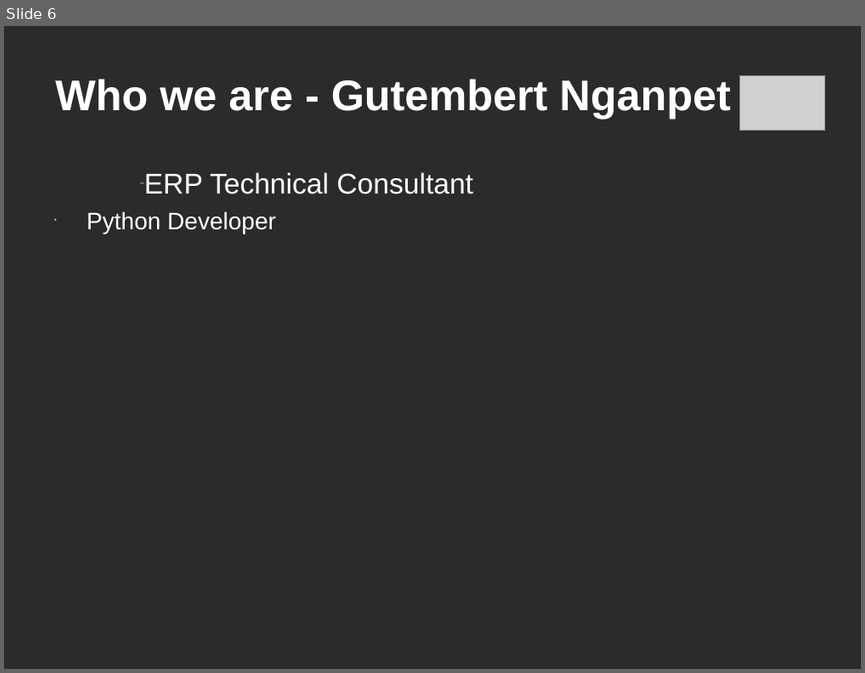
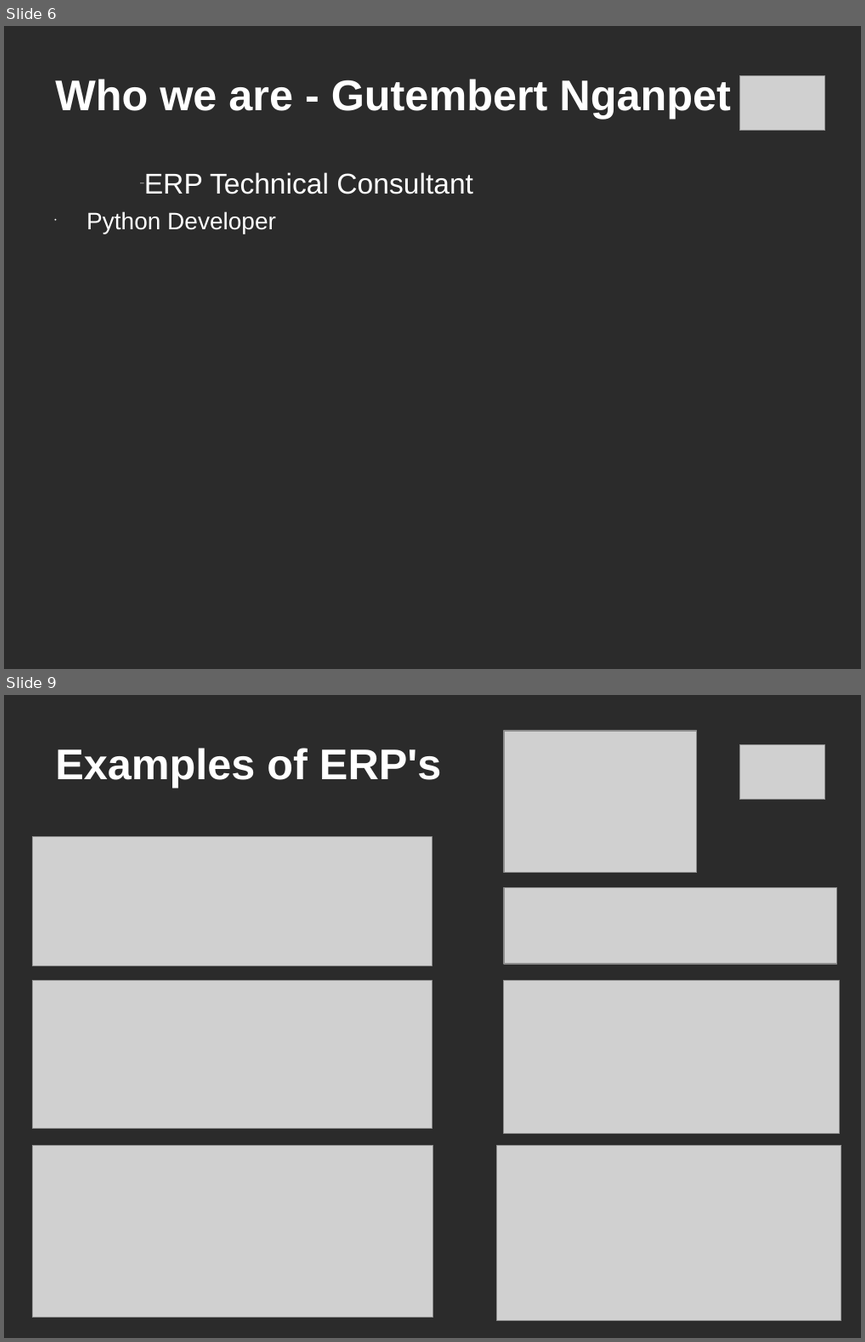
Before and after one commit to c-goosen/ctpug_11_july, a slide deck: Presentation/ctpug-odoo-11_july.ppt. Shown one above the other, each under a label of ours: slide 6 before the commit, slides 6 and 9 after it; the slides between them are not shown. The pictures are 865x673 and 865x1342 pixels, drawn with LibreOffice and Linux fonts; fonts in the diff are those of the drawing; grey boxes stand for pictures; background and template pictures are left out; a plain dark background stands for a picture behind light text. Boxes give left, top, right and bottom in pixels: in the first picture for what was removed or moved away, otherwise in the second. Text is boxed around its words. In the diff, an @@ line names an element or a change of style, - is before the commit and + after.

```diff
--- a/Presentation/ctpug-odoo-11_july.ppt
+++ b/Presentation/ctpug-odoo-11_july.ppt
@@ slide 9 added at (4,695,861,1338), background picture (left out) @@
@@ picture added at (504,731,696,873) @@
@@ picture added at (739,744,825,800) @@
@@ title added at (55,748,441,788), 36 pt, text #FFFFFF, bold @@
+Examples of ERP's
@@ picture added at (32,837,432,966) @@
@@ picture added at (504,888,837,964) @@
@@ picture added at (32,981,432,1128) @@
@@ picture added at (504,981,840,1133) @@
@@ picture added at (33,1145,433,1317) @@
@@ picture added at (497,1145,841,1321) @@
```
Also in this commit, not shown: 8 other slides added, 5 other files.
